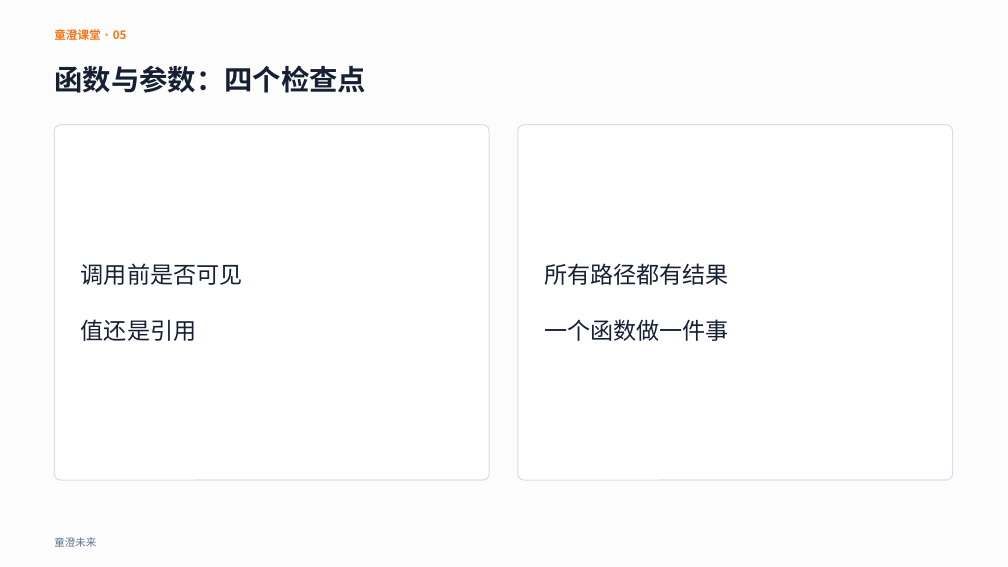
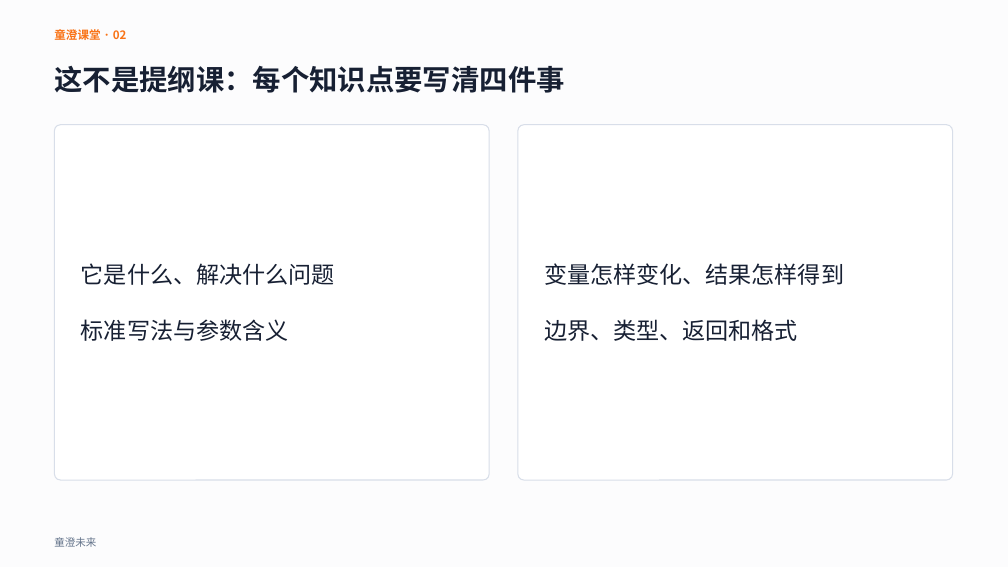
Before and after one commit to aotian/PilotDeck, a slide deck: slide 2 of workspaces/cie-cpp-level3/lesson-12/courseware.pptx (slide 5 before the commit). Drawn at 1008x567 pixels with LibreOffice and Linux fonts; fonts in the diff are those of the drawing. Boxes give left, top, right and bottom in pixels: in the first picture for what was removed or moved away, otherwise in the second. Text is boxed around its words. In the diff, an @@ line names an element or a change of style, - is before the commit and + after.

```diff
--- a/workspaces/cie-cpp-level3/lesson-12/courseware.pptx
+++ b/workspaces/cie-cpp-level3/lesson-12/courseware.pptx
@@ text at <box>54,27,127,43</box>: text changed @@
-童澄课堂 · 05
+童澄课堂 · 02
@@ text at <box>54,66,564,93</box>: text changed @@
-函数与参数：四个检查点
+这不是提纲课：每个知识点要写清四件事
@@ text at <box>81,263,335,341</box>: text changed @@
-调用前是否可见
-值还是引用
+它是什么、解决什么问题
+标准写法与参数含义
@@ text at <box>544,263,844,341</box>: text changed @@
-所有路径都有结果
-一个函数做一件事
+变量怎样变化、结果怎样得到
+边界、类型、返回和格式
```
Also in this commit, not shown: 11 other slides changed, 18 slides added, 13 slides removed, 26 other files.
